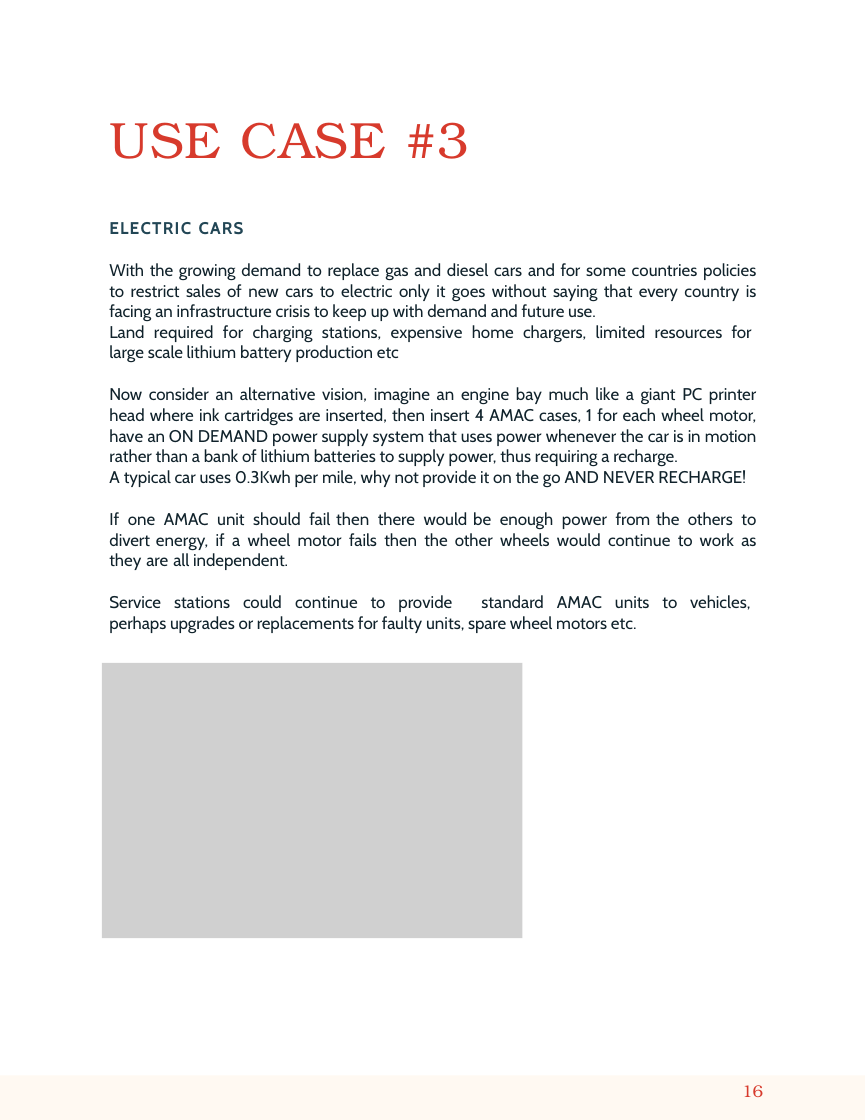
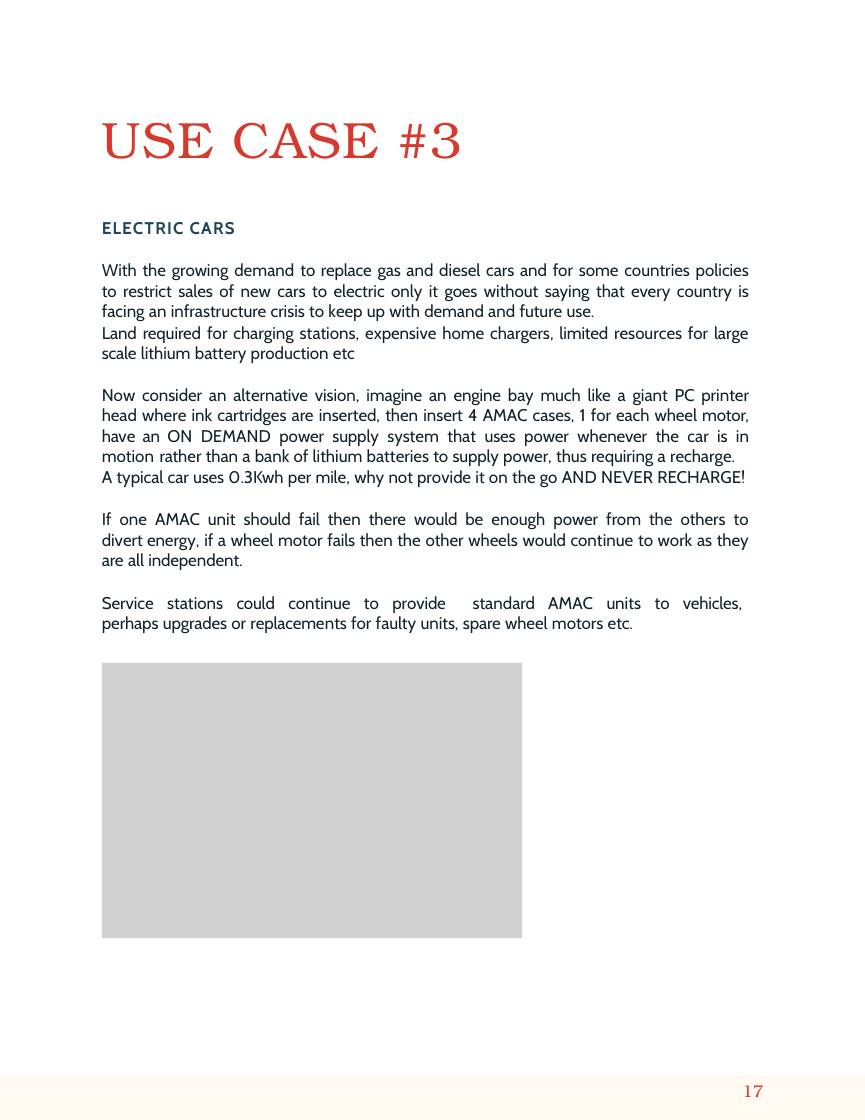
Before and after one commit to AMACMachine/Free-Energy, a slide deck: slide 17 of AMAC White Paper September 2nd 2023.pptx (slide 16 before the commit). Drawn at 865x1120 pixels with LibreOffice and Linux fonts; fonts in the diff are those of the drawing; grey boxes stand for pictures. Boxes give left, top, right and bottom in pixels: in the first picture for what was removed or moved away, otherwise in the second. Text is boxed around its words. In the diff, an @@ line names an element or a change of style, - is before the commit and + after.

```diff
--- a/AMAC White Paper September 2nd 2023.pptx
+++ b/AMAC White Paper September 2nd 2023.pptx
@@ title "USE CASE #3" at (x1=102, y1=122, x2=462, y2=159): text colour #D73A2C to #D7392C; letter spacing 0.8 to 0.6 pt in "USE"; letter spacing 0.8 to 0.9 pt, letter spacing -0.3 to 0 pt in "USE CASE"; letter spacing 1.1 to 0.8 pt, letter spacing 0.5 to 0.9 pt in "CASE"; letter spacing 0.8 to 1 pt, letter spacing -0.2 to 0 pt in "#3"; indent changed @@
@@ text "ELECTRIC CARS" moved from (x1=109, y1=222, x2=757, y2=634) to (x1=102, y1=222, x2=749, y2=634) @@
@@ text "ELECTRIC CARS" at (x1=102, y1=222, x2=749, y2=634): letter spacing 0.9 to 1 pt, letter spacing 0.9 to 0.8 pt in "ELECTRIC"; letter spacing -0.1 to 0 pt in "ELECTRIC CARS", "With growing to cars and for policies ...", "for charging stations, chargers, resources for lithium ...", "Now an vision, an bay much giant ..." and 3 more places; letter spacing 0.8 to 0.9 pt in "CARS"; letter spacing -0.2 to -0.1 pt in "With growing replace countries policies goes without ...", "home", "alternative vision, AMAC power supply power whenever ...", "0.3Kwh mile, why NEVER RECHARGE!" and 2 more places; letter spacing 0 to -0.1 pt in "growing replace restrict demand", "expensive", "alternative bay cartridges cases, each uses power ...", "not NEVER RECHARGE!" and 2 more places; letter spacing -0.1 to 0.1 pt in "cars cars infrastructure", "charging stations, chargers, battery", "cartridges batteries recharge.", "the" and 2 more places; letter spacing -0.1 to -0.2 pt in "infrastructure", "large", "power batteries recharge.", "RECHARGE!" and 1 more places; letter spacing 0.1 to -0.1 pt in "crisis future", "inserted,", "then to"; letter spacing -0.3 to -0.1 pt in "for", "should would"; letter spacing 0.1 to 0 pt in "battery"; letter spacing -0.1 to 0.2 pt in "AND"; letter spacing -0.3 to -0.2 pt in "then"; line spacing 1.02 to 14.7pt @@
@@ freeform shape at (x1=0, y1=1075, x2=865, y2=1119): outline redrawn @@
@@ page number at (x1=742, y1=1085, x2=763, y2=1097): text changed; text colour #D73A2C to #D7392C @@
-16
+17
```
Also in this commit, not shown: 15 other slides changed, 3 slides added, 2 slides removed, 1 other file.
